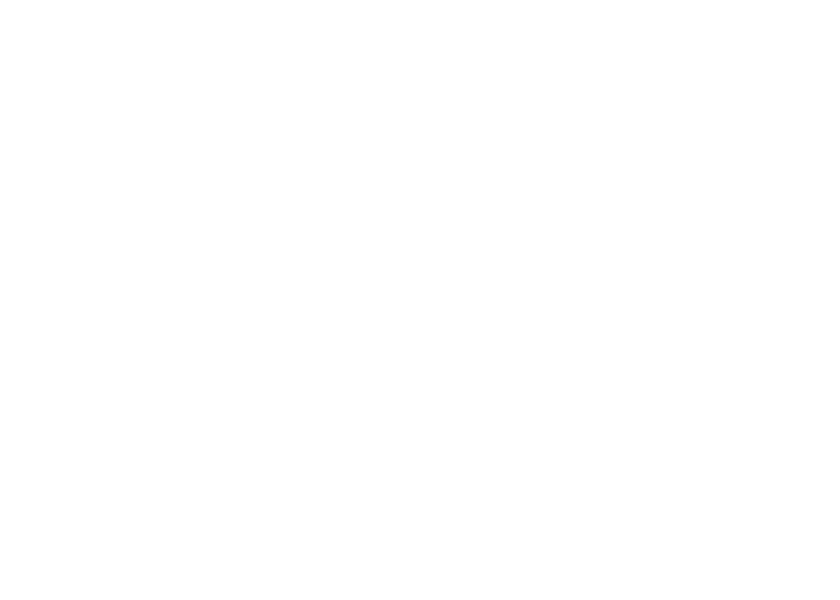
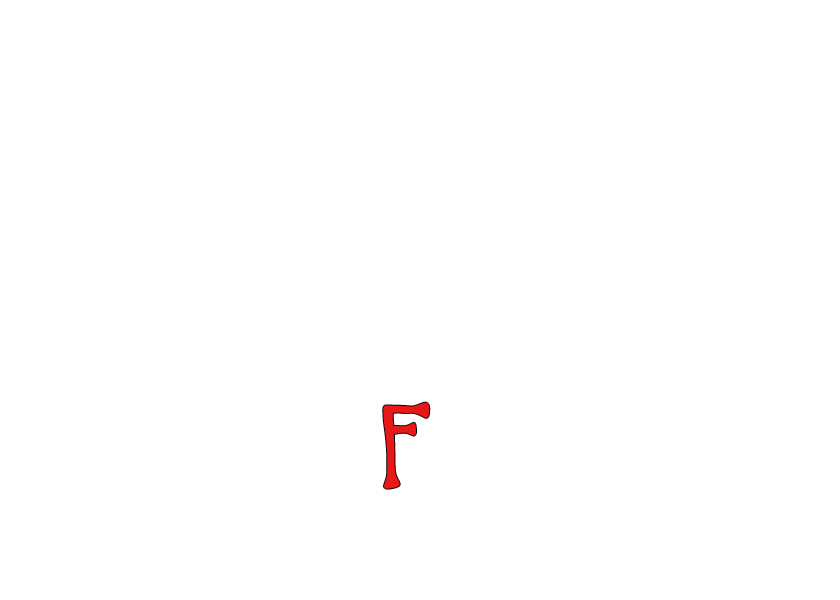
Before/after of a 840×600 layered artwork. What changed in the layer stack:
showed "F" over [383, 402, 430, 489]
